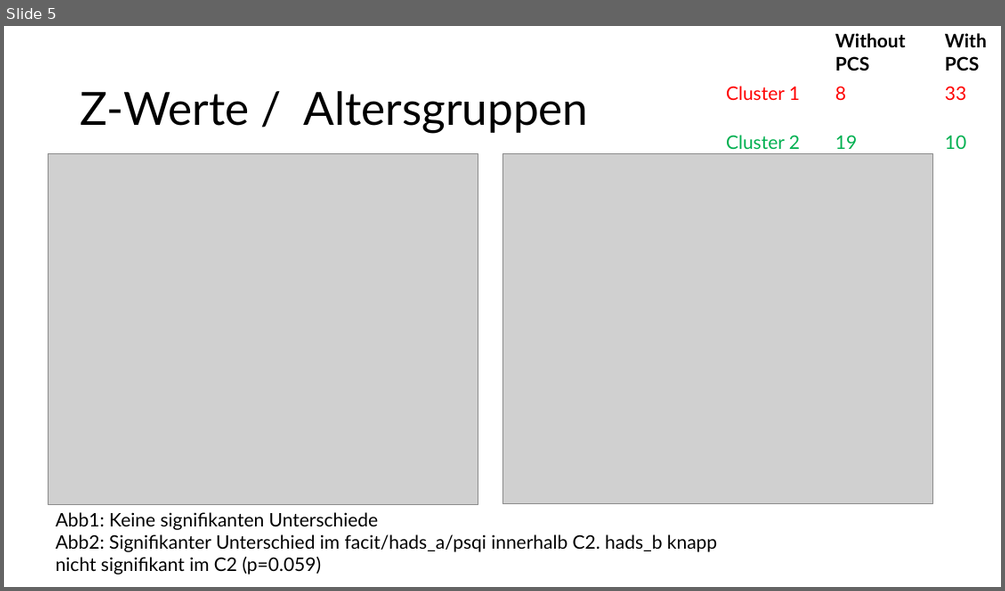
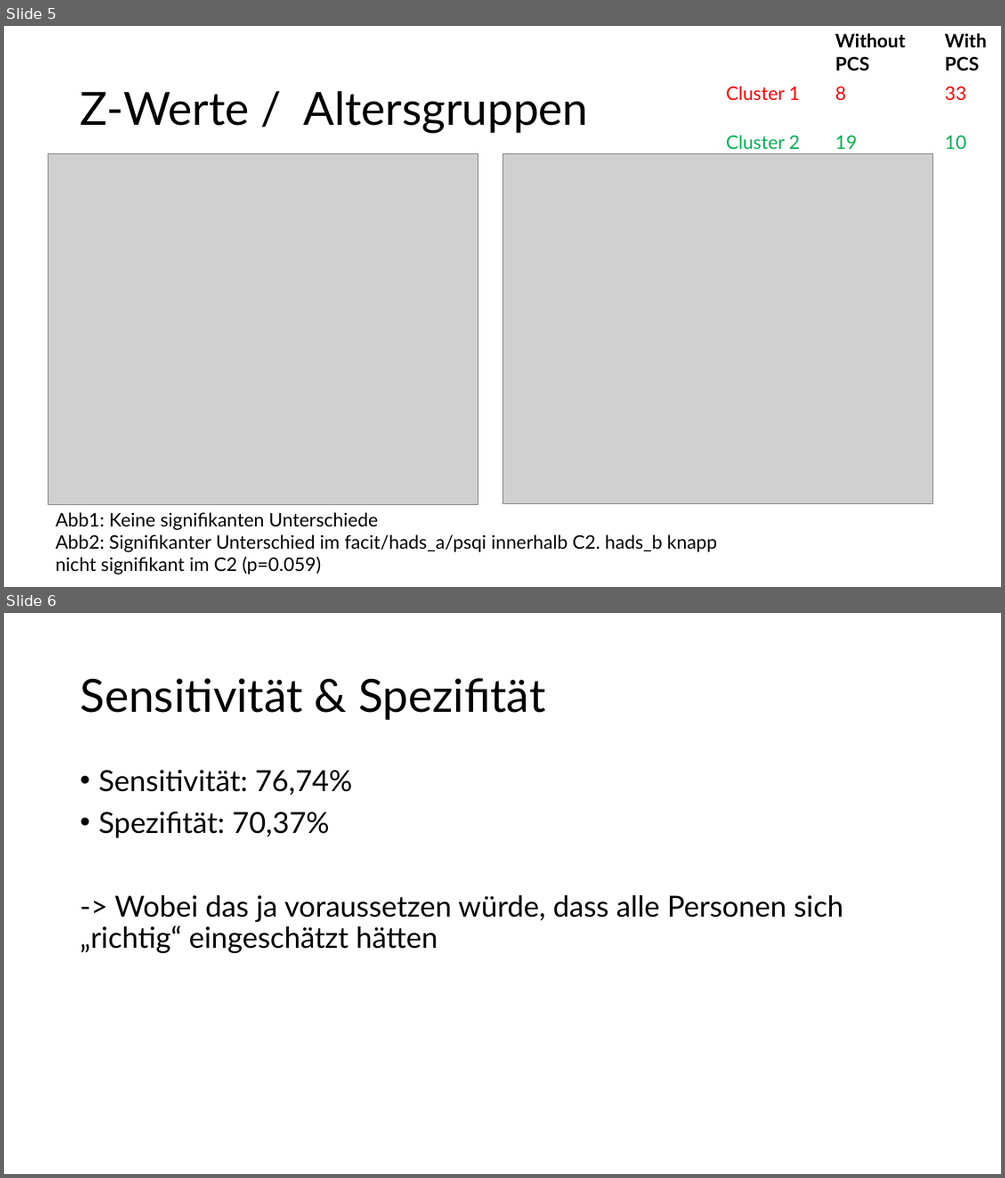
Before and after one commit to JankaMarlene/masters_thesis, a slide deck: presentations/3. Clusterlösung ohne nback.pptx. Shown one above the other, each under a label of ours: slide 5 before the commit, slides 5 and 6 after it. The pictures are 1005x591 and 1005x1178 pixels, drawn with LibreOffice and Linux fonts; fonts in the diff are those of the drawing; grey boxes stand for pictures. Boxes give left, top, right and bottom in pixels: in the first picture for what was removed or moved away, otherwise in the second. Text is boxed around its words. In the diff, an @@ line names an element or a change of style, - is before the commit and + after.

```diff
--- a/presentations/3. Clusterlösung ohne nback.pptx
+++ b/presentations/3. Clusterlösung ohne nback.pptx
@@ slide 6 added at (4, 613, 1001, 1174), background #FFFFFF @@
@@ title added at (80, 678, 546, 720), 44 pt, text #000000 @@
+Sensitivität & Spezifität
@@ text added at (80, 770, 843, 953), 28 pt, text #000000 @@
+• Sensitivität: 76,74%
+• Spezifität: 70,37%
+-> Wobei das ja voraussetzen würde, dass alle Personen sich „richtig“ eingeschätzt hätten
```
Also in this commit, not shown: 2 slides changed.
